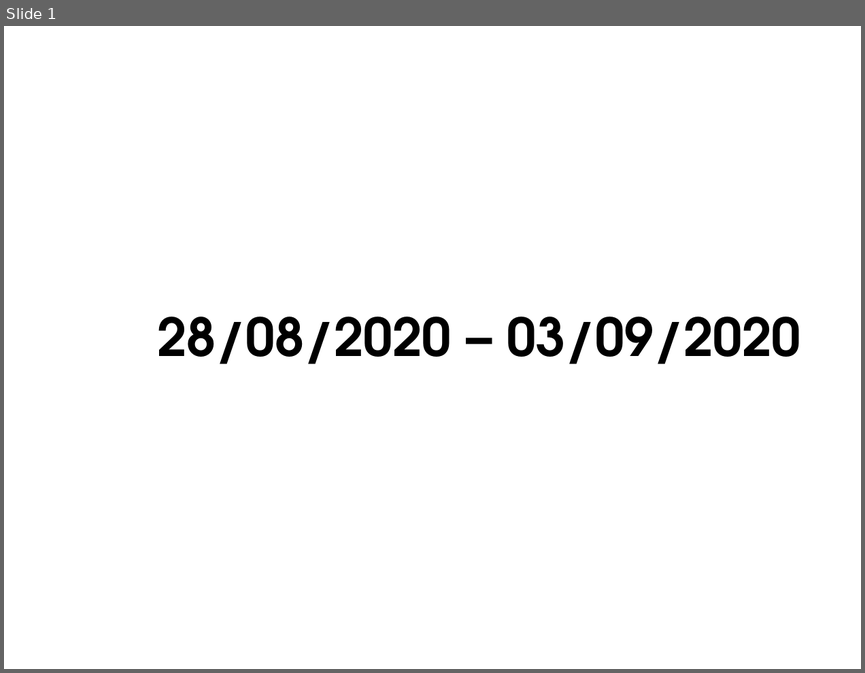
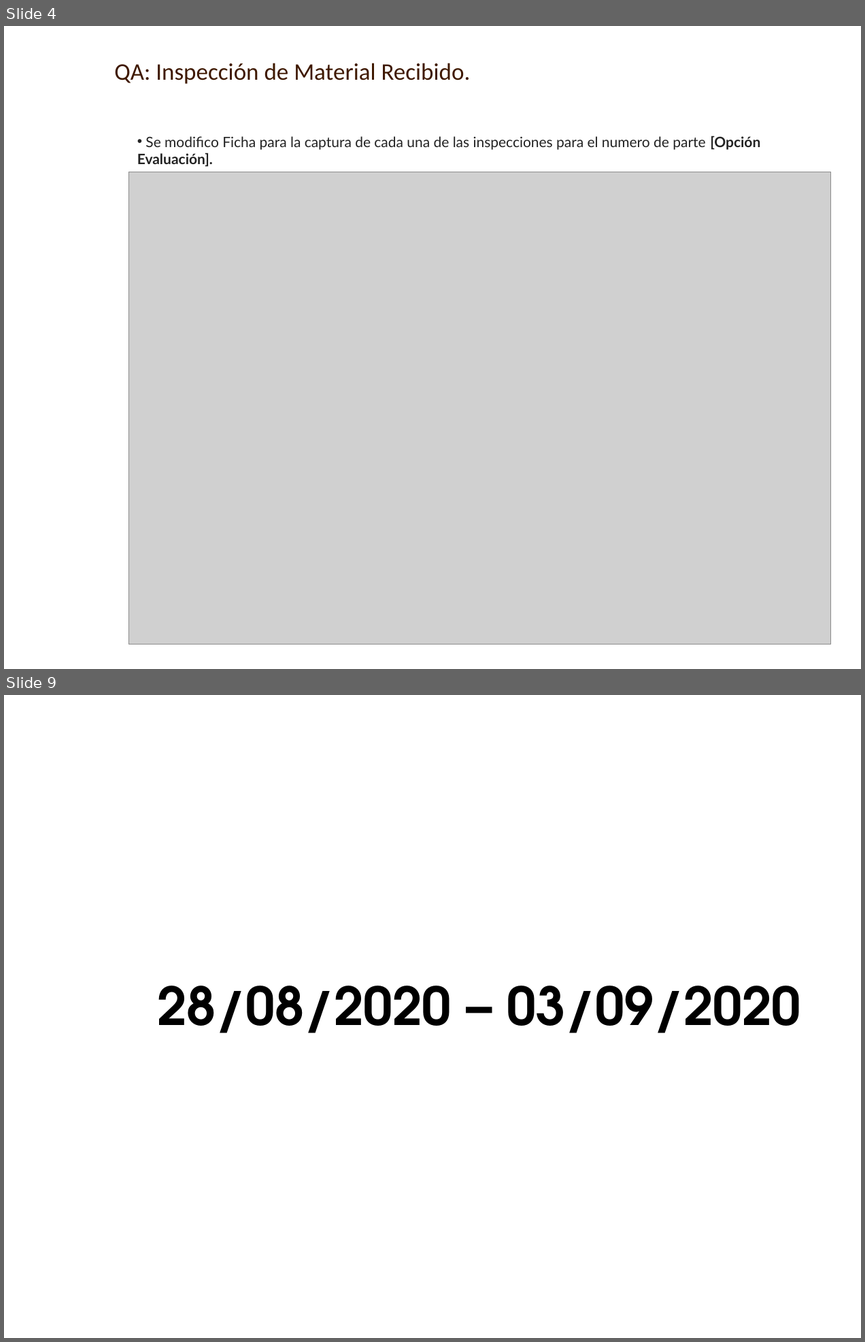
Before and after one commit to AXDELAROSA/CONTROL_QUALITY, a slide deck: Docs/IT_DEV_PEARL_LEATHER_QA_INSPECCION_27082020.pptx. Shown one above the other, each under a label of ours: slide 1 before the commit, slides 4 and 9 after it; the slides between them are not shown. The pictures are 865x673 and 865x1342 pixels, drawn with LibreOffice and Linux fonts; fonts in the diff are those of the drawing; grey boxes stand for pictures; background and template pictures are left out. Boxes give left, top, right and bottom in pixels: in the first picture for what was removed or moved away, otherwise in the second. Text is boxed around its words. In the diff, an @@ line names an element or a change of style, - is before the commit and + after.

```diff
--- a/Docs/IT_DEV_PEARL_LEATHER_QA_INSPECCION_27082020.pptx
+++ b/Docs/IT_DEV_PEARL_LEATHER_QA_INSPECCION_27082020.pptx
@@ slide 4 added at (4,26,861,669), background picture (left out) @@
@@ text added at (114,63,470,84), 20 pt, text #3F1900 @@
+QA: Inspección de Material Recibido.
@@ text added at (137,135,760,167), 12 pt, text #222222 @@
+• Se modifico Ficha para la captura de cada una de las inspecciones para el numero de parte [Opción Evaluación].
@@ picture added at (129,172,831,643) @@
@@ what was slide 1 is now slide 9 @@
```
Also in this commit, not shown: 7 other slides added, 13 other files.
